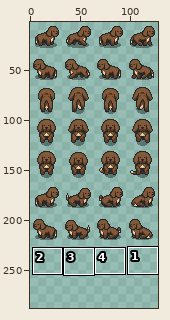
Pixel-art file: aseprite/dogs/spaniel-brown.aseprite. The picture above shows the old version from afar; the outline marks the close-up.
Close-up. The starting point:
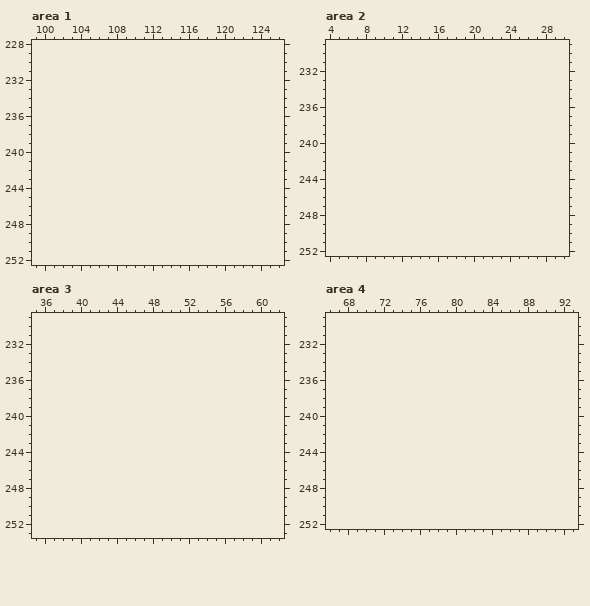
128x224 pixels, 1 frame. Shown: area 1: x 99..126, y 228..252; area 2: x 4..30, y 229..252; area 3: x 35..62, y 229..253; area 4: x 66..93, y 229..252. The old version is drawn lined up with the new one, on the new canvas. The wide view leaves out empty margins. The commit also changed other parts of the picture, which this record leaves out.
And afterwards:
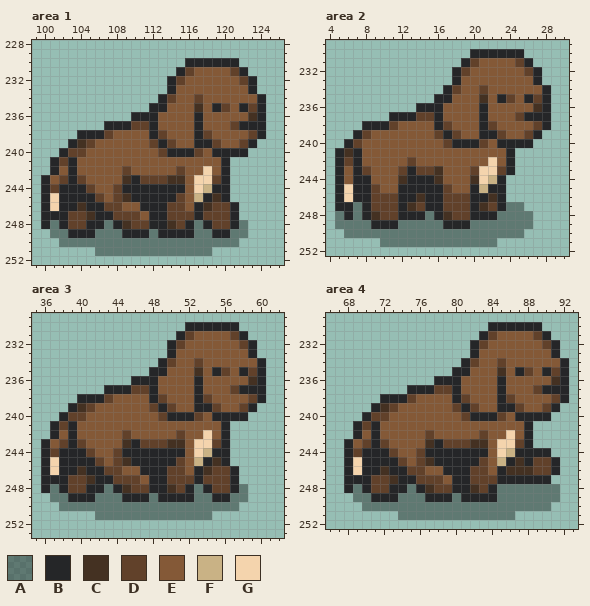
Palette (. is transparent): A #0000005d  B #252628  C #443122  D #61412a  E #845937  F #c9b285  G #f4d4ad
Change:
canvas 128x224 -> 128x288
Changed rows in their new state; - is an unchanged pixel.
Area 1:
first column x 100:
230 ----------------BBBBBB---
231 ---------------BDEEEEDB--
232 --------------BDEEEEEEDB-
233 --------------BEEEEEEEEB-
234 -------------BDEEDEEEEEEB
235 ------------BBEEECEBDEBDB
236 ----------BBBEEEEBEEEEECB
237 -------BBBDDBEEEEBEEEDBBB
238 ----BBBDEEEEBDEEEBDEEEEDB
239 ---BCDEEEEEEDBDEEBBDEEDB-
240 --BDDEEEEEEEEDBBBDEBBBB--
241 -BDBEEEEEEEEEEEEEEEEB----
242 -BEBEEEEEDEEEEEDEEGEB----
243 BEDBDEEEECBDDDCCEGGDB----
244 BDBBBDEEDBBBBBBBEGFBB----
245 BGBBBBDEDCBBBBBDEFBCB----
246 BGBBCBBDDEEBBBDDEBCDDB---
247 BBBDDCBBDDDEBBDDDBDDDB---
248 BABDDBBABCDDBBCDBABDDBA--
249 -AABBBAAABBBABBBBAABBAA--
250 --AAAAAAAAAAAAAAAAAAAA---
251 ------AAAAAAAAAAAAA------
Area 2:
first column x 5:
230 ---------------BBBBBB---
231 --------------BDEEEEDB--
232 -------------BDEEEEEEDB-
233 -------------BEEEEEEEEB-
234 ------------BDEEDEEEEEEB
235 -----------BBEEECEBDEBDB
236 ---------BBBEEEEBEEEEECB
237 ------BBBDDBEEEEBEEEDBBB
238 ---BBBDEEEEBDEEEBDEEEEDB
239 --BDEEEEEEEDBDEEBBDEEDB-
240 -BDEEEEEEEEEDBBBDEBBBB--
241 BCBEEEEEEEEEEEEEEEEB----
242 BDBEEEEEDEEEEEEEEGEB----
243 BEBDEEEDBDDCEEEDGGDB----
244 BEBBEEECBBBCEEECGFB-----
245 BGBBDEEBBBBBDEEBFBB-----
246 BGBBDDDBBCBBDDDBBCB-----
247 BBABDDDBCDBBDDDBCDBAA---
248 ABABCDDBBBABCDDBBBAAAA--
249 AAAABBBAAAAABBBAAAAAAA--
250 -AAAAAAAAAAAAAAAAAAAA---
251 -----AAAAAAAAAAAAA------
Area 3:
first column x 36:
230 ----------------BBBBBB---
231 ---------------BDEEEEDB--
232 --------------BDEEEEEEDB-
233 --------------BEEEEEEEEB-
234 -------------BDEEDEEEEEEB
235 ------------BBEEECEBDEBDB
236 ----------BBBEEEEBEEEEECB
237 -------BBBDDBEEEEBEEEDBBB
238 ----BBBDEEEEBDEEEBDEEEEDB
239 ---BCDEEEEEEDBDEEBBDEEDB-
240 --BDDEEEEEEEEDBBBDEBBBB--
241 -BDBEEEEEEEEEEEEEEEEB----
242 -BEBEEEEEDEEEEEDEEGEB----
243 BEDBDEEEECBDDDCCEGGDB----
244 BDBBBDEEDBBBBBBBEGFBB----
245 BGBBBBDEDCBBBBBDEFBCB----
246 BGBBCBBDDEEBBBDDEBCDDB---
247 BBBDDCBBDDDEBBDDDBDDDB---
248 BABDDBBABCDDBBCDBABDDBA--
249 -AABBBAAABBBABBBBAABBAA--
250 --AAAAAAAAAAAAAAAAAAAA---
251 ------AAAAAAAAAAAAA------
Area 4:
first column x 68:
230 ----------------BBBBBB---
231 ---------------BDEEEEDB--
232 --------------BDEEEEEEDB-
233 --------------BEEEEEEEEB-
234 -------------BDEEDEEEEEEB
235 ------------BBEEECEBDEBDB
236 ----------BBBEEEEBEEEEECB
237 -------BBBDDBEEEEBEEEDBBB
238 ----BBBDEEEEBDEEEBDEEEEDB
239 ---BCDEEEEEEDBDEEBBDEEDB-
240 --BDDEEEEEEEEDBBBDEBBBB--
241 -BDBEEEEEEEEEEEEEEEEB----
242 -BEBEEEEEDEEEEEDEEGEB----
243 BEDBDEEEECBDDDCCEGGDB----
244 BDBBBDEEDBBBBBBBEGFBBBB--
245 BGBBBBDEDCBBBBBDEFBCBDDB-
246 BGBBCBBDDEEBBBDDEBCCCDDB-
247 BBBDDCBBDDDEBBDDDBBBBBB--
248 BABDDBBABCDDBBCDBAAAAAAA-
249 -AABBBAAABBBABBBBAAAAAAA-
250 --AAAAAAAAAAAAAAAAAAAAA--
251 ------AAAAAAAAAAAAA------
